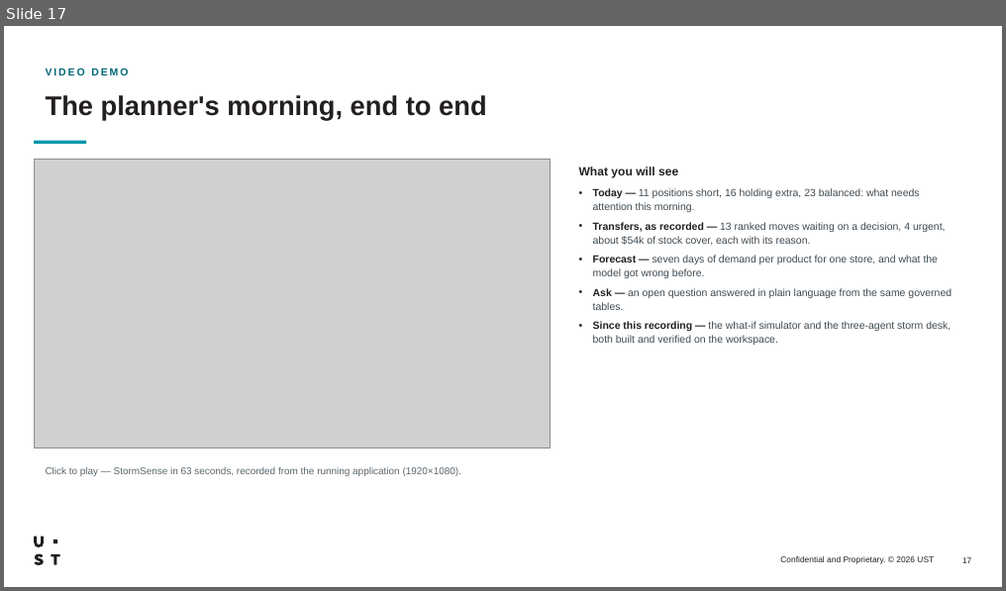
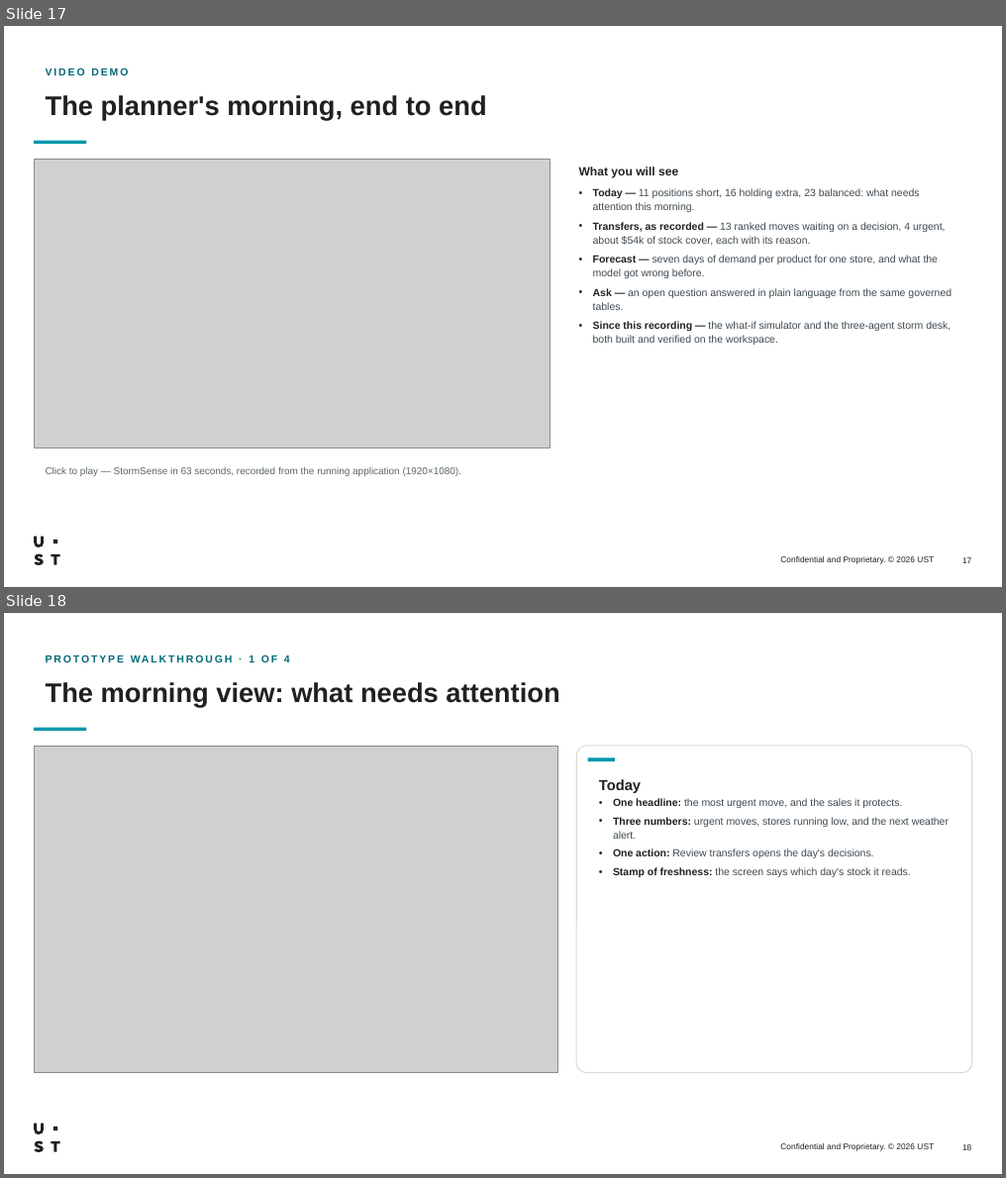
Before and after one commit to workatustadarshajay/STORMSENSE, a slide deck: StormSense-Databricks-Hackathon.pptx. Shown one above the other, each under a label of ours: slide 17 before the commit, slides 17 and 18 after it. The pictures are 1006x591 and 1006x1178 pixels, drawn with LibreOffice and Linux fonts; fonts in the diff are those of the drawing; grey boxes stand for pictures. Boxes give left, top, right and bottom in pixels: in the first picture for what was removed or moved away, otherwise in the second. Text is boxed around its words. In the diff, an @@ line names an element or a change of style, - is before the commit and + after.

Commit message:
feat: implement backtest feature for past storms analysis
- Added new API endpoint `/api/backtest` to retrieve data on past storms, including lost sales and potential coverage from nearby stock.
- Created a new frontend page for displaying backtest results, including a summary of lost sales and protected sales.
- Integrated backtest data into the existing application structure, linking it from the History page.
- Enhanced the store readiness feature to display readiness percentages and labels for each store.
- Implemented export functionality for transfer plans as CSV and added print options.
- Updated data dictionary and API documentation to reflect new features and endpoints.
- Added tests for new features, ensuring functionality and integration with existing components.

```diff
--- a/StormSense-Databricks-Hackathon.pptx
+++ b/StormSense-Databricks-Hackathon.pptx
@@ slide 18 added at (4,613,1002,1174), background #FFFFFF; not listed: 3 template elements that a slide beside it also shows @@
@@ text added at (249,655,290,663), 10 pt, text #00697A, bold @@
+PROTOTYPE WALKTHROUGH · 1 OF 4
@@ title added at (46,682,559,706), 26 pt, text #231F20, bold @@
+The morning view: what needs attention
@@ rectangle added at (34,728,86,731), fill #0097AC @@
@@ picture added at (34,746,558,1072) @@
@@ rounded rectangle added at (576,746,972,1072), fill #FFFFFF, outline #DEDCD0 1 pt @@
@@ rectangle added at (588,759,615,761), fill #0097AC @@
@@ text added at (599,779,948,877), 10 pt, text #3F4A52 @@
+Today
+• One headline: the most urgent move, and the sales it protects.
+• Three numbers: urgent moves, stores running low, and the next weather alert.
+• One action: Review transfers opens the day's decisions.
+• Stamp of freshness: the screen says which day's stock it reads.
```
Also in this commit, not shown: 3 other slides added, 48 other files.
